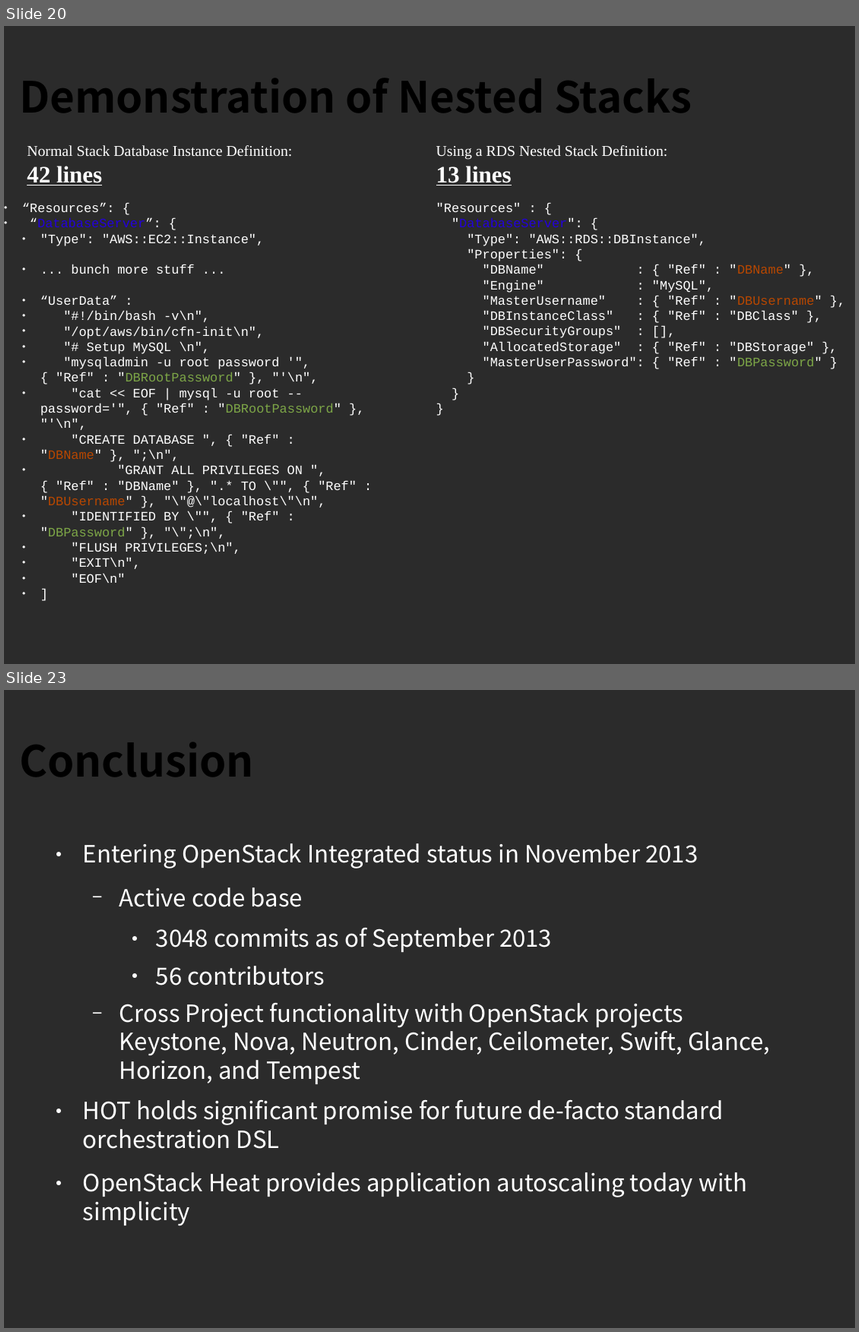
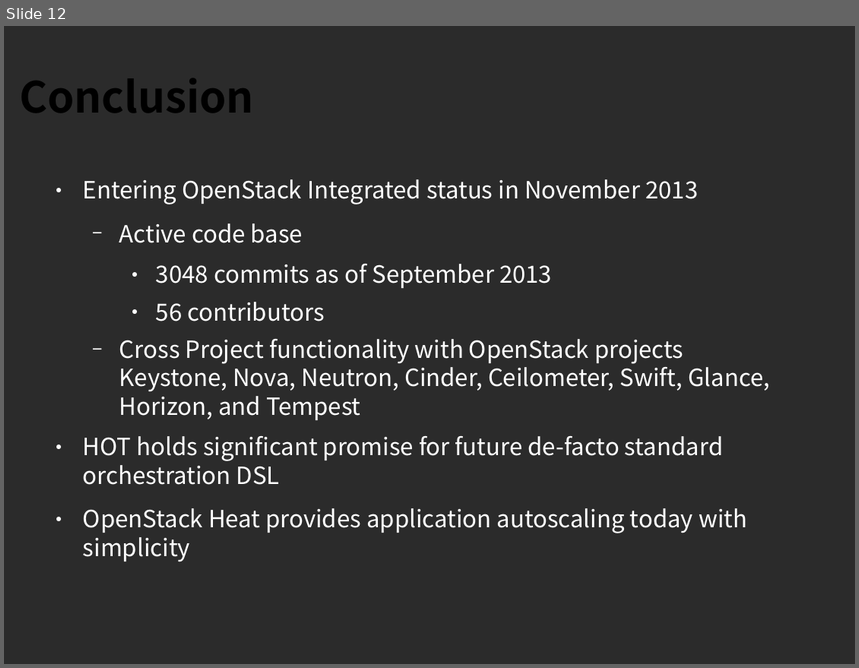
Before and after one commit to sdake/slides, a slide deck: sdake-cloudopen-heat-2013-09/heat-cloudopen-final.odp. Shown one above the other, each under a label of ours: slides 20 and 23 before the commit, slide 12 after it; the slides between them are not shown. The pictures are 859x1332 and 859x668 pixels, drawn with LibreOffice and Linux fonts; fonts in the diff are those of the drawing; background and template pictures are left out; a plain dark background stands for a picture behind light text. Boxes give left, top, right and bottom in pixels: in the first picture for what was removed or moved away, otherwise in the second. Text is boxed around its words. In the diff, an @@ line names an element or a change of style, - is before the commit and + after.

```diff
--- a/sdake-cloudopen-heat-2013-09/heat-cloudopen-final.odp
+++ b/sdake-cloudopen-heat-2013-09/heat-cloudopen-final.odp
@@ slide 20 removed at (x1=4, y1=26, x2=855, y2=664), background picture (left out) @@
@@ title removed at (x1=19, y1=78, x2=692, y2=113) @@
-Demonstration of Nested Stacks
@@ text removed at (x1=27, y1=145, x2=293, y2=186) @@
-Normal Stack Database Instance Definition:
-42 lines
@@ text removed at (x1=436, y1=145, x2=668, y2=186) @@
-Using a RDS Nested Stack Definition:
-13 lines
@@ text removed at (x1=22, y1=202, x2=357, y2=583) @@
-● “Resources”: {
-● “DatabaseServer”: {
-  ● "Type": "AWS::EC2::Instance",
-  ● ... bunch more stuff ...
-  ● “UserData” :
-  ● "#!/bin/bash -v\n",
-  ● "/opt/aws/bin/cfn-init\n",
-  ● "# Setup MySQL \n",
-  ● "mysqladmin -u root password '", { "Ref" : "DBRootPassword" }, "'\n",
-  ● "cat << EOF | mysql -u root --password='", { "Ref" : "DBRootPassword" }, "'\n",
-  ● "CREATE DATABASE ", { "Ref" : "DBName" }, ";\n",
-  ● "GRANT ALL PRIVILEGES ON ", { "Ref" : "DBName" }, ".* TO \"", { "Ref" : "DBUsername" }, "\"@\"localhost\"\n",
-  ● "IDENTIFIED BY \"", { "Ref" : "DBPassword" }, "\";\n",
-  ● "FLUSH PRIVILEGES;\n",
-  ● "EXIT\n",
-  ● "EOF\n"
-  ● ]
@@ text removed at (x1=436, y1=202, x2=822, y2=366) @@
-"Resources" : {
-"DatabaseServer": {
-"Type": "AWS::RDS::DBInstance",
-"Properties": {
-"DBName" : { "Ref" : "DBName" },
-"Engine" : "MySQL",
-"MasterUsername" : { "Ref" : "DBUsername" },
-"DBInstanceClass" : { "Ref" : "DBClass" },
-"DBSecurityGroups" : [],
-"AllocatedStorage" : { "Ref" : "DBStorage" },
-"MasterUserPassword": { "Ref" : "DBPassword" }
-}
-}
-}
@@ what was slide 23 is now slide 12 @@
```
Also in this commit, not shown: 3 slides changed, 10 other slides removed, 2 other files.
